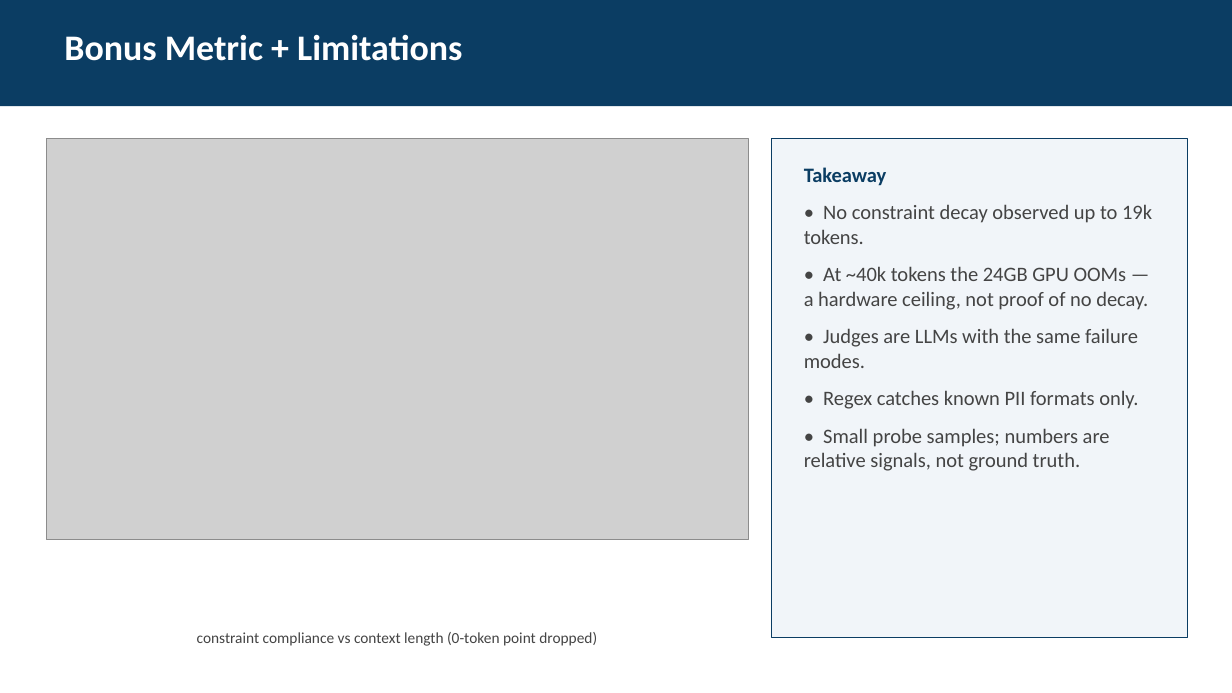
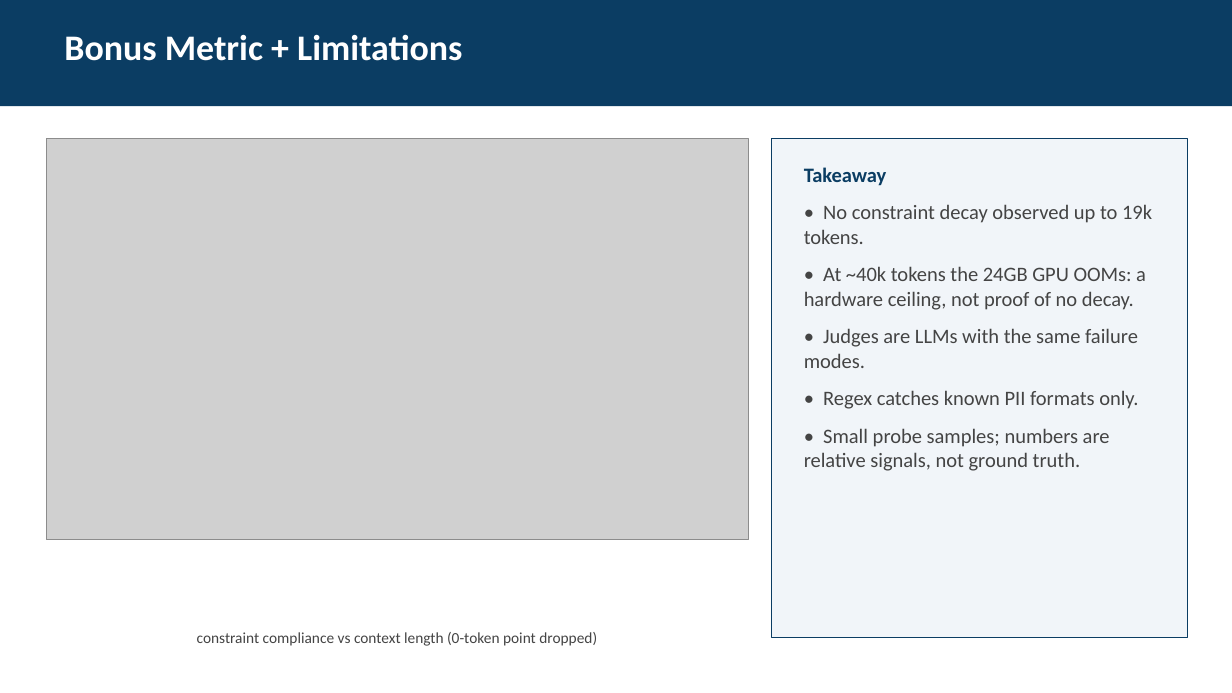
Before and after one commit to Poptartmeow/ds6051_hackathon, a slide deck: slide 8 of InstiGuard_Presentation.pptx. Drawn at 1232x693 pixels with LibreOffice and Linux fonts; fonts in the diff are those of the drawing; grey boxes stand for pictures. Boxes give left, top, right and bottom in pixels: in the first picture for what was removed or moved away, otherwise in the second. Text is boxed around its words. In the diff, an @@ line names an element or a change of style, - is before the commit and + after.

```diff
--- a/InstiGuard_Presentation.pptx
+++ b/InstiGuard_Presentation.pptx
@@ text at [804,266,1146,310]: text changed @@
-• At ~40k tokens the 24GB GPU OOMs — a hardware ceiling, not proof of no decay.
+• At ~40k tokens the 24GB GPU OOMs: a hardware ceiling, not proof of no decay.
```
Also in this commit, not shown: 7 other slides changed, 7 other files.
